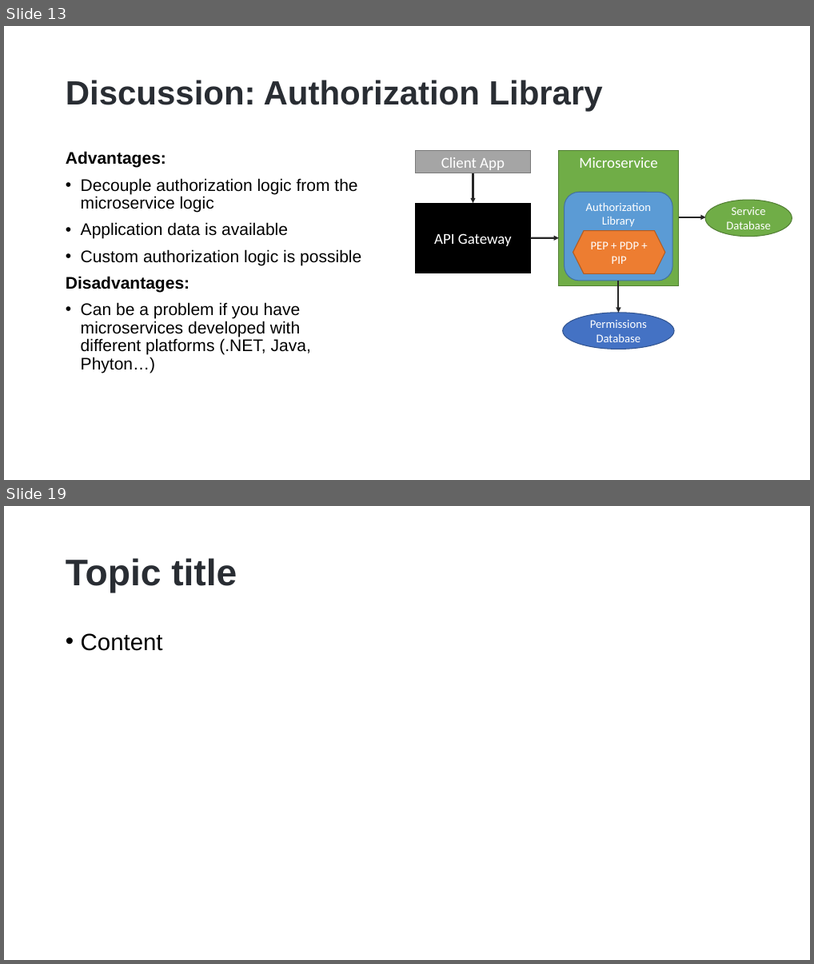
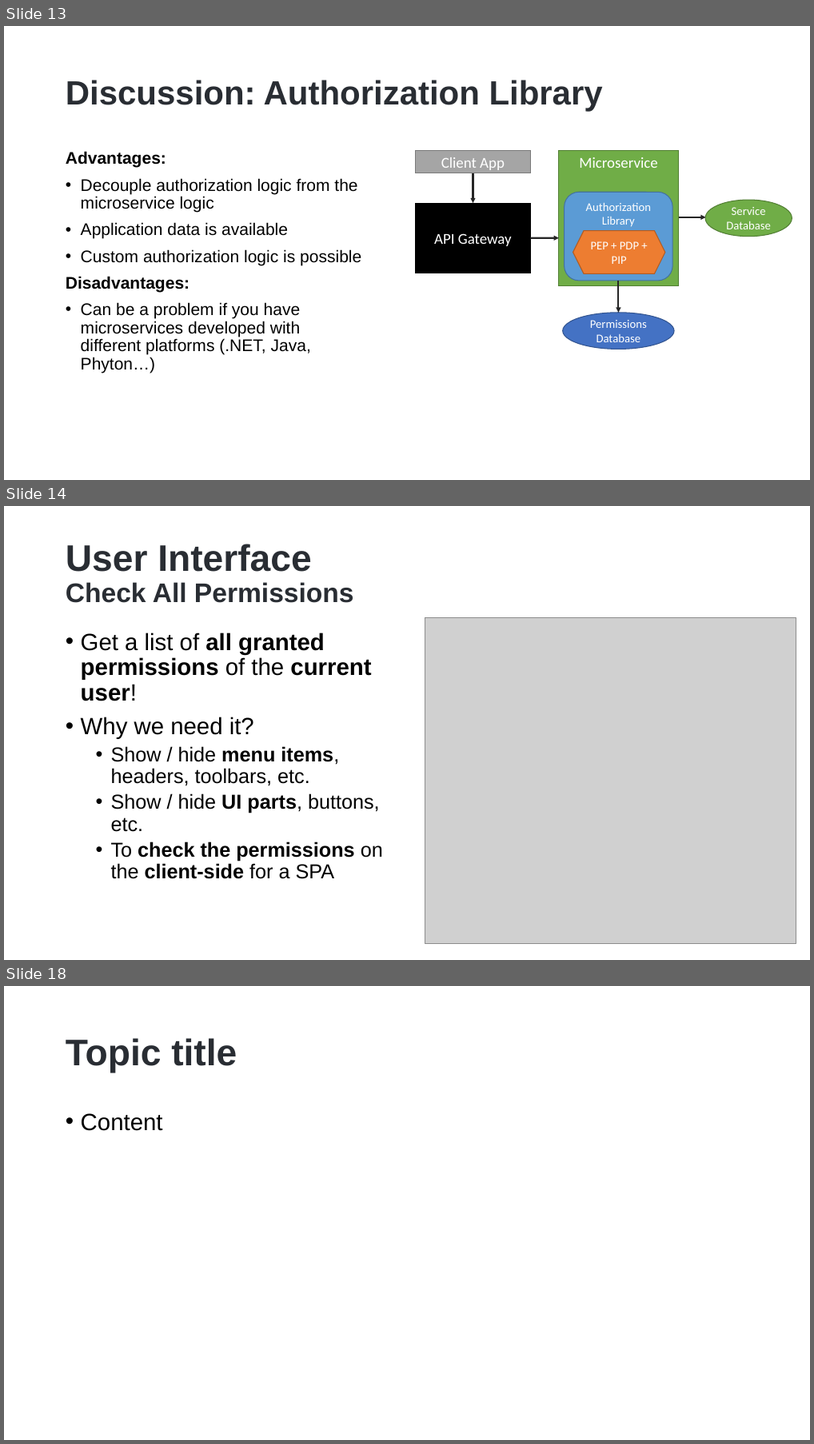
Before and after one commit to hikalkan/presentations, a slide deck: 2022-10-15 Authorization-In-Distributed-Systems/Authorization-In-Distributed-Systems.pptx. Shown one above the other, each under a label of ours: slides 13 and 19 before the commit, slides 13, 14 and 18 after it; the slides between them are not shown. The pictures are 814x964 and 814x1444 pixels, drawn with LibreOffice and Linux fonts; fonts in the diff are those of the drawing; grey boxes stand for pictures; background and template pictures are left out. Boxes give left, top, right and bottom in pixels: in the first picture for what was removed or moved away, otherwise in the second. Text is boxed around its words. In the diff, an @@ line names an element or a change of style, - is before the commit and + after.

```diff
--- a/2022-10-15 Authorization-In-Distributed-Systems/Authorization-In-Distributed-Systems.pptx
+++ b/2022-10-15 Authorization-In-Distributed-Systems/Authorization-In-Distributed-Systems.pptx
@@ slide 14 added at box(4, 506, 810, 960), background picture (left out) @@
@@ title added at box(66, 544, 354, 603), 32 pt, text #292D33, bold @@
+User Interface
+Check All Permissions
@@ picture added at box(426, 618, 797, 944) @@
@@ text added at box(81, 632, 383, 879), 24 pt, text #000000 @@
+• Get a list of all granted permissions of the current user!
+• Why we need it?
+  • Show / hide menu items, headers, toolbars, etc.
+  • Show / hide UI parts, buttons, etc.
+  • To check the permissions on the client-side for a SPA
@@ what was slide 19 is now slide 18 @@
```
Also in this commit, not shown: 3 other slides added, 4 slides removed.
